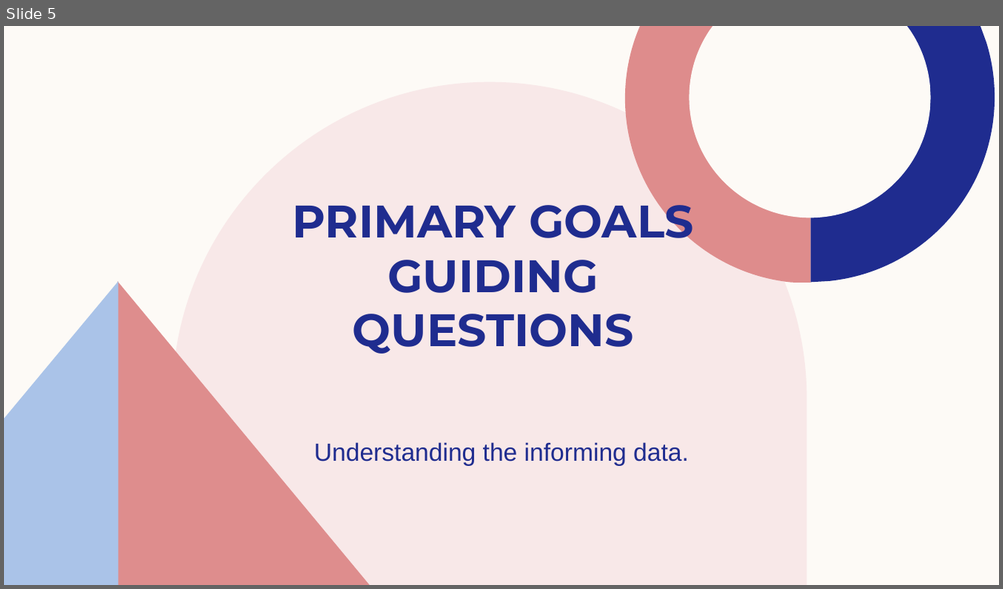
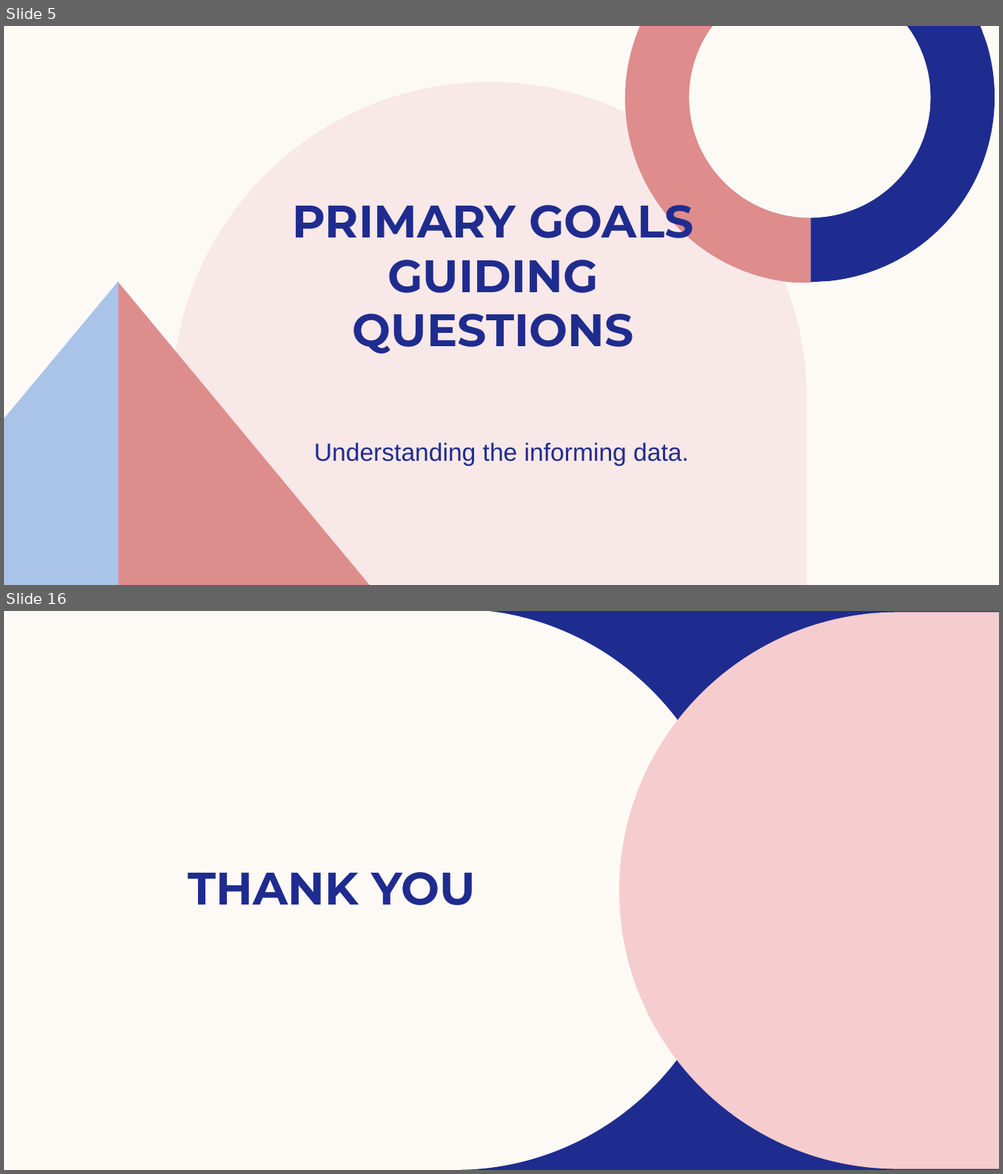
Before and after one commit to rurigi-waweru/dsc-waweru-phase-one-project, a slide deck: Presentation (MICROSOFT STUDIO).pptx. Shown one above the other, each under a label of ours: slide 5 before the commit, slides 5 and 16 after it; the slides between them are not shown. The pictures are 1003x589 and 1003x1174 pixels, drawn with LibreOffice and Linux fonts; fonts in the diff are those of the drawing; background and template pictures are left out. Boxes give left, top, right and bottom in pixels: in the first picture for what was removed or moved away, otherwise in the second. Text is boxed around its words. In the diff, an @@ line names an element or a change of style, - is before the commit and + after.

```diff
--- a/Presentation (MICROSOFT STUDIO).pptx
+++ b/Presentation (MICROSOFT STUDIO).pptx
@@ slide 16 added at box(4, 611, 999, 1170), background #1F2C8F @@
@@ freeform shape added at box(4, 611, 734, 1170), fill #FDFAF6 @@
@@ freeform shape added at box(619, 612, 999, 1169), fill #F5CDCE @@
@@ title added at box(188, 872, 475, 906), 44 pt, text #1F2C8F, bold @@
+THANK YOU
```
Also in this commit, not shown: 4 slides changed, 8 other slides added, 4 slides removed, 22 other files.
